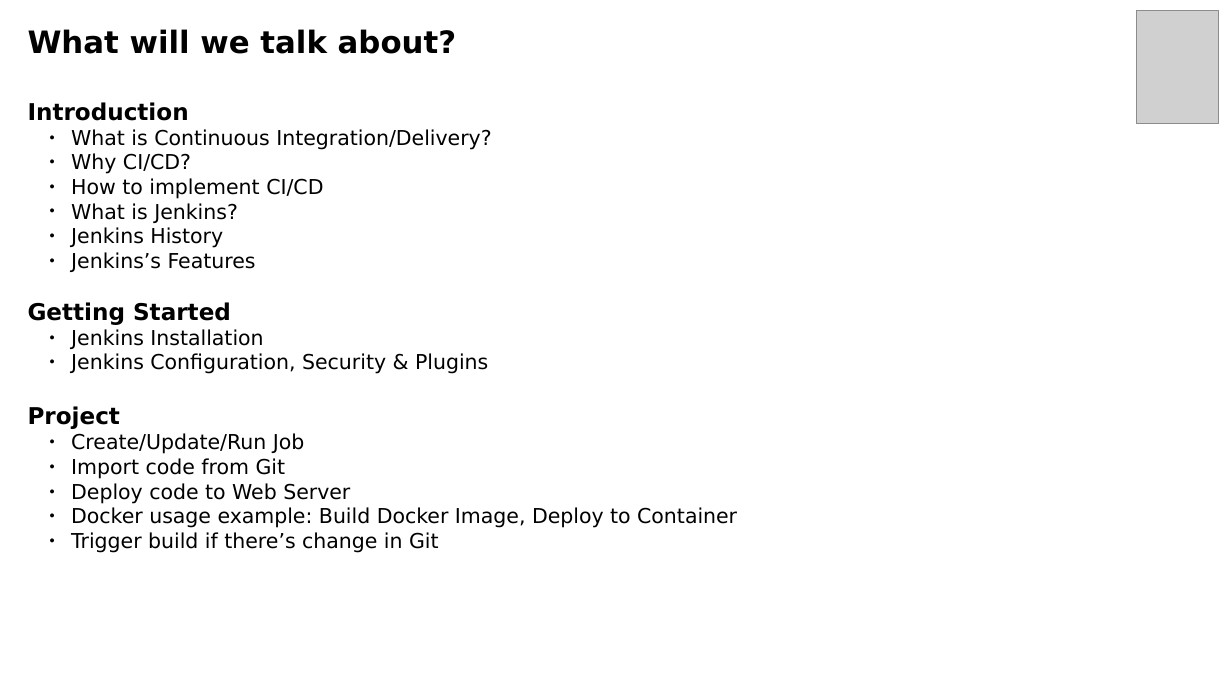
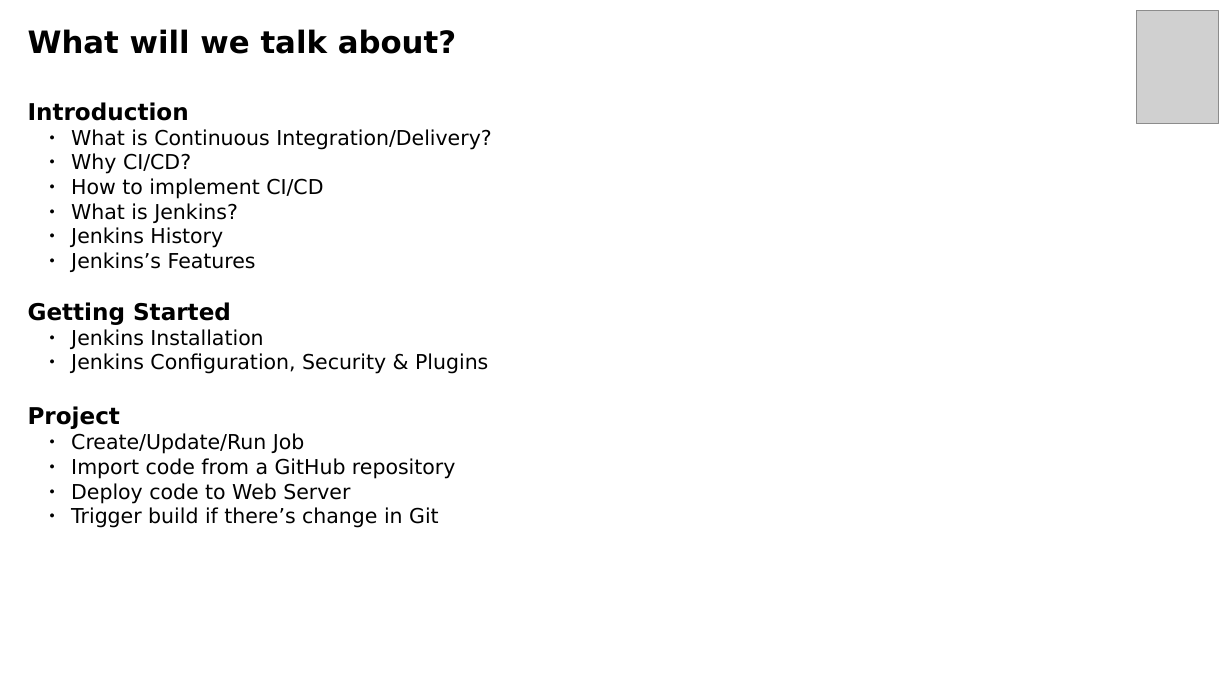
Before and after one commit to luisnabais-courses/course_jenkins, a slide deck: slide 3 of slides/01_fundamentals_course_slides.pptx. Drawn at 1232x693 pixels with LibreOffice and Linux fonts; fonts in the diff are those of the drawing; grey boxes stand for pictures; background and template pictures are left out. Boxes give left, top, right and bottom in pixels: in the first picture for what was removed or moved away, otherwise in the second. Text is boxed around its words. In the diff, an @@ line names an element or a change of style, - is before the commit and + after.

```diff
--- a/slides/01_fundamentals_course_slides.pptx
+++ b/slides/01_fundamentals_course_slides.pptx
@@ text at (71, 458, 455, 479): text changed @@
-  ● Import code from Git
+  ● Import code from a GitHub repository
@@ text at (71, 507, 737, 528): paragraph removed @@
-  ● Docker usage example: Build Docker Image, Deploy to Container
```
Also in this commit, not shown: 1 other slide changed, 1 other file.
